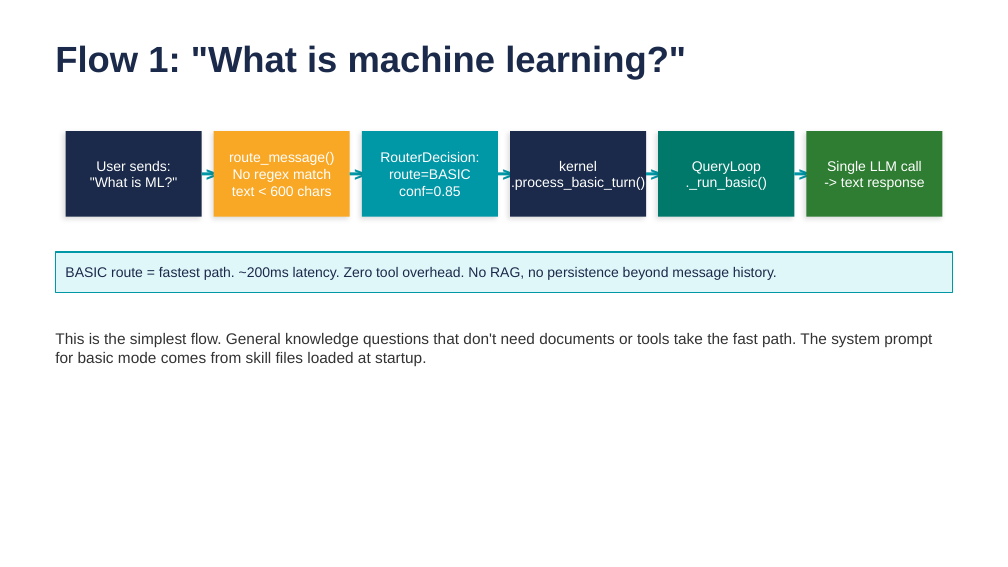
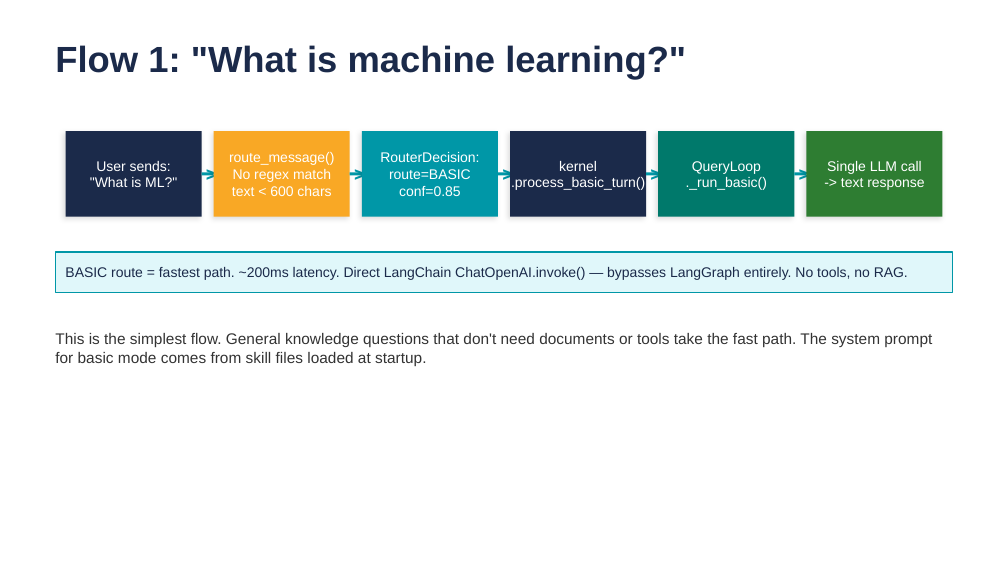
Before and after one commit to browntitan/Agent_Harness, a slide deck: slide 32 of powerpoint/agentic_chatbot_v3_leadership_v2.pptx (slide 31 before the commit). Drawn at 1008x567 pixels with LibreOffice and Linux fonts; fonts in the diff are those of the drawing. Boxes give left, top, right and bottom in pixels: in the first picture for what was removed or moved away, otherwise in the second. Text is boxed around its words. In the diff, an @@ line names an element or a change of style, - is before the commit and + after.

```diff
--- a/powerpoint/agentic_chatbot_v3_leadership_v2.pptx
+++ b/powerpoint/agentic_chatbot_v3_leadership_v2.pptx
@@ text at (65, 267, 908, 280): text changed @@
-BASIC route = fastest path. ~200ms latency. Zero tool overhead. No RAG, no persistence beyond message history.
+BASIC route = fastest path. ~200ms latency. Direct LangChain ChatOpenAI.invoke() — bypasses LangGraph entirely. No tools, no RAG.
```
Also in this commit, not shown: 10 other slides changed, 1 slide added, 44 other files.
